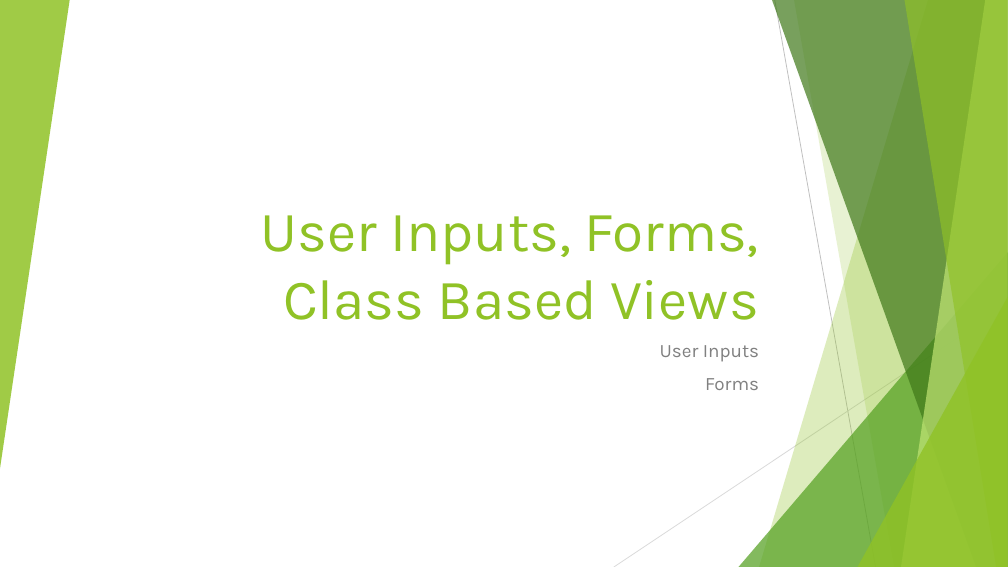
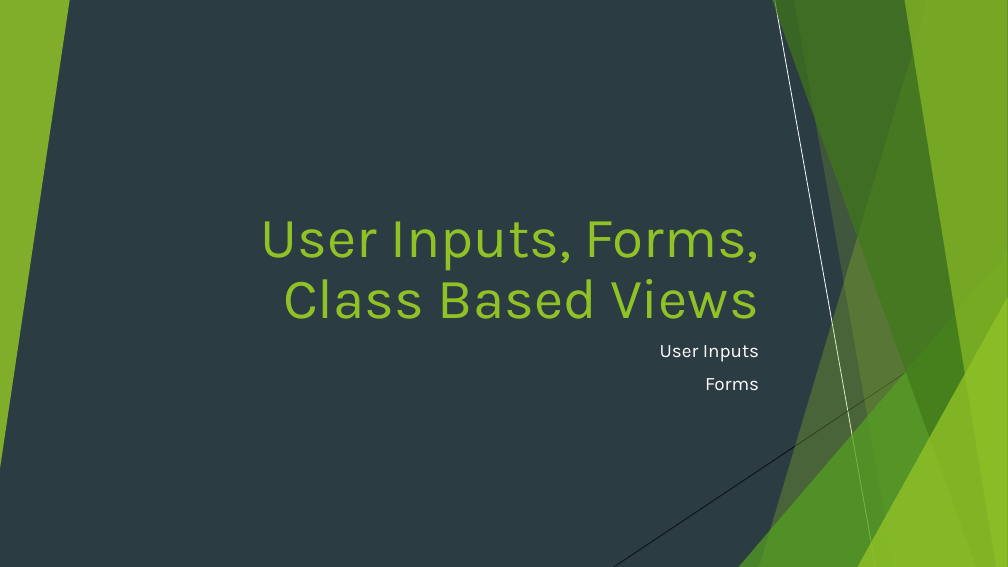
Before and after one commit to edyoda/PD-281220-Session-Code, a slide deck: slide 96 of Django EdYoda.pptx. Drawn at 1008x567 pixels with LibreOffice and Linux fonts; fonts in the diff are those of the drawing. Boxes give left, top, right and bottom in pixels: in the first picture for what was removed or moved away, otherwise in the second. Text is boxed around its words. In the diff, an @@ line names an element or a change of style, - is before the commit and + after.

Commit message:
Class based views

```diff
--- a/Django EdYoda.pptx
+++ b/Django EdYoda.pptx
@@ background #FFFFFF to #2C3C43 @@
@@ rectangle added at box(0, 0, 1008, 567), fill #2C3C43 @@
@@ group added at box(0, 0, 1008, 567): 4 freeform shapes, 3 triangles, 2 lines @@
@@ line (775, 0) - (876, 567): stroke #BFBFBF 0.75 pt to #000000 0.75 pt @@
@@ title "User Inputs, Forms, Class Based ..." at box(261, 221, 759, 319): line spacing 1 to 0.9 @@
@@ line (1008, 305) - (614, 567): stroke #D9D9D9 0.75 pt to #000000 0.75 pt @@
@@ subtitle "User Inputs" at box(660, 345, 759, 390): text colour #808080 to #FFFFFF @@
```
Also in this commit, not shown: 7 other slides changed, 13 slides added, 23 other files.
